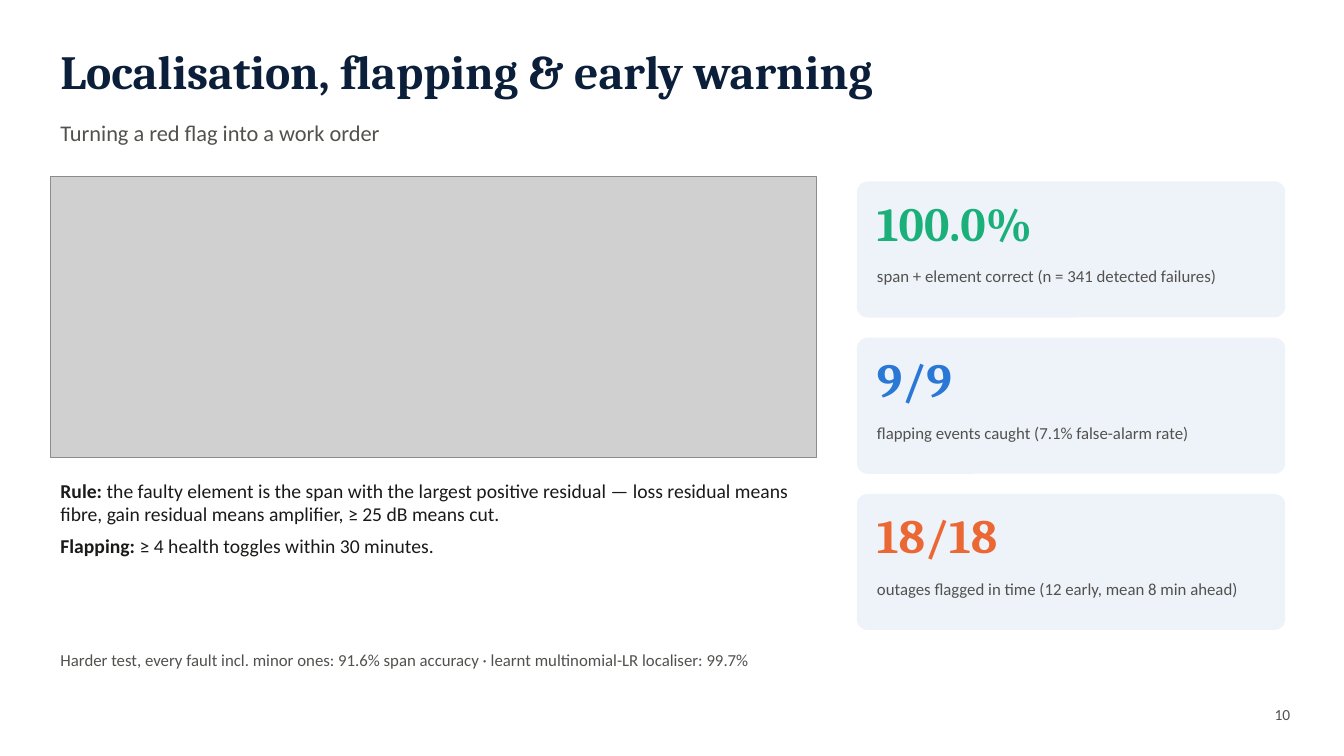
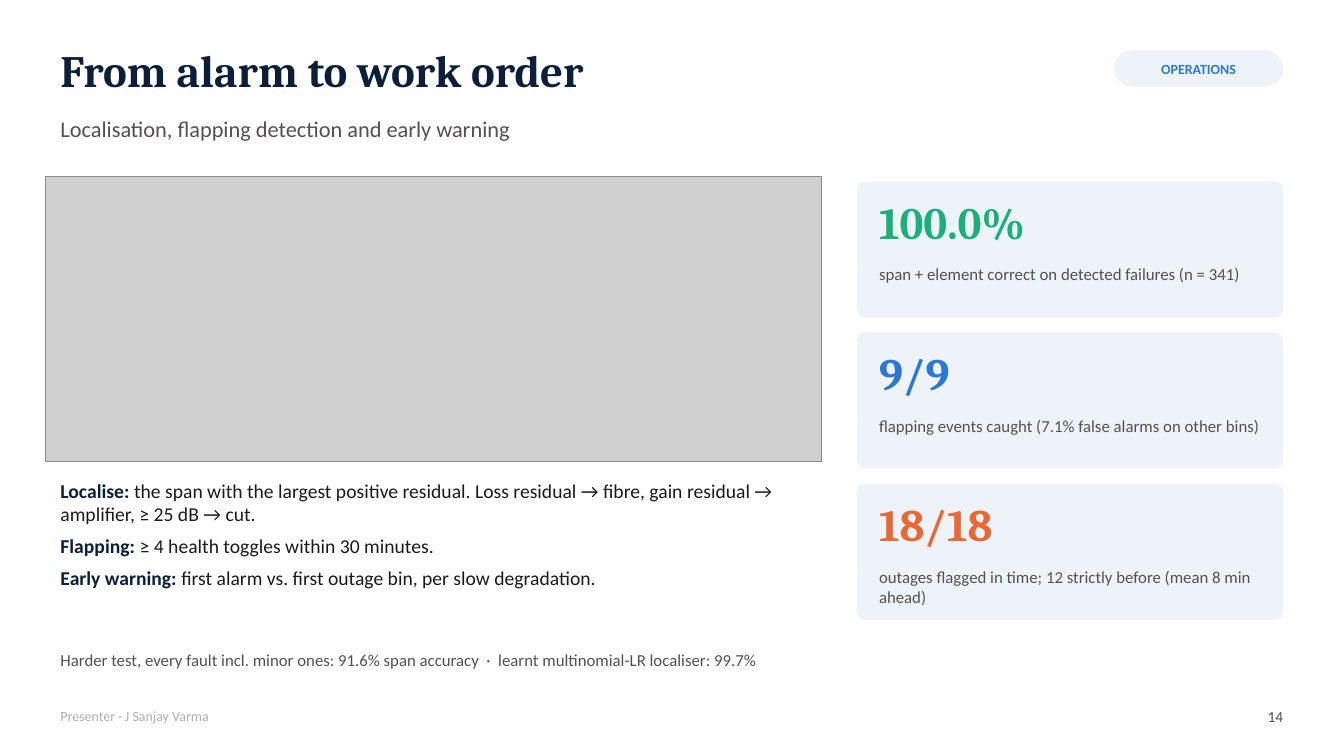
Before and after one commit to jsanjayvarma06-oss/ML-Project, a slide deck: slide 14 of docs/Slides_Link_Failure_Prediction.pptx (slide 10 before the commit). Drawn at 1344x756 pixels with LibreOffice and Linux fonts; fonts in the diff are those of the drawing; grey boxes stand for pictures. Boxes give left, top, right and bottom in pixels: in the first picture for what was removed or moved away, otherwise in the second. Text is boxed around its words. In the diff, an @@ line names an element or a change of style, - is before the commit and + after.

```diff
--- a/docs/Slides_Link_Failure_Prediction.pptx
+++ b/docs/Slides_Link_Failure_Prediction.pptx
@@ text added at (60, 56, 583, 88), 32 pt, text #0B1F3A, bold @@
+From alarm to work order
@@ rounded rectangle added at (1114, 50, 1284, 87), fill #EEF3FA, 10 pt, text #2A78D6, bold @@
+OPERATIONS
@@ text at (60, 121, 509, 141): text changed; size 34 to 16 pt; font Cambria to Calibri; text colour #0B1F3A to #52514E; bold off @@
-Localisation, flapping & early warning
+Localisation, flapping detection and early warning
@@ text removed at (60, 125, 380, 145) @@
-Turning a red flag into a work order
@@ picture: place and size @@
-picture at (50, 176, 817, 458)
+picture at (45, 176, 822, 461)
@@ text at (879, 268, 1240, 283): text changed @@
-span + element correct (n = 341 detected failures)
+span + element correct on detected failures (n = 341)
@@ rounded rectangle: place and size @@
-rounded rectangle at (857, 338, 1286, 474)
+rounded rectangle at (857, 333, 1284, 469)
@@ text at (879, 420, 1259, 435): text changed @@
-flapping events caught (7.1% false-alarm rate)
+flapping events caught (7.1% false alarms on other bins)
@@ text at (60, 484, 750, 524): text changed @@
-Rule: the faulty element is the span with the largest positive residual — loss residual means fibre, gain residual means amplifier, ≥ 25 dB means cut.
+Localise: the span with the largest positive residual. Loss residual → fibre, gain residual → amplifier, ≥ 25 dB → cut.
@@ proportions changed in 3 elements at (857, 181, 1284, 318), (857, 333, 1284, 469), (857, 484, 1284, 620) @@
@@ rounded rectangle: place and size @@
-rounded rectangle at (857, 494, 1286, 630)
+rounded rectangle at (857, 484, 1284, 620)
@@ size 34 to 32 pt in 3 elements at (879, 208, 1025, 240), (879, 359, 949, 396), (879, 510, 992, 547) @@
@@ text "18/18": place and size @@
-text "18/18" at (877, 520, 997, 560)
+text "18/18" at (879, 510, 992, 547)
@@ text at (60, 539, 434, 557): text colour #1A1A19 to #0B1F3A in "Flapping:" @@
@@ text at (60, 571, 595, 589): paragraph added @@
+Early warning: first alarm vs. first outage bin, per slow degradation.
@@ text at (879, 571, 1250, 605): text changed @@
-outages flagged in time (12 early, mean 8 min ahead)
+outages flagged in time; 12 strictly before (mean 8 min ahead)
@@ text "Harder test, every fault incl. ..." rewrapped from (60, 654, 749, 669) to (60, 654, 756, 669) @@
@@ text added at (60, 711, 209, 723), 10 pt, text #B0AFA8 @@
+Presenter · J Sanjay Varma
@@ text added at (1268, 712, 1284, 722), 11 pt, text #52514E @@
+14
@@ text removed at (1275, 710, 1291, 720) @@
-10
```
Also in this commit, not shown: 9 other slides changed, 9 slides added, 3 slides removed, 5 other files.
